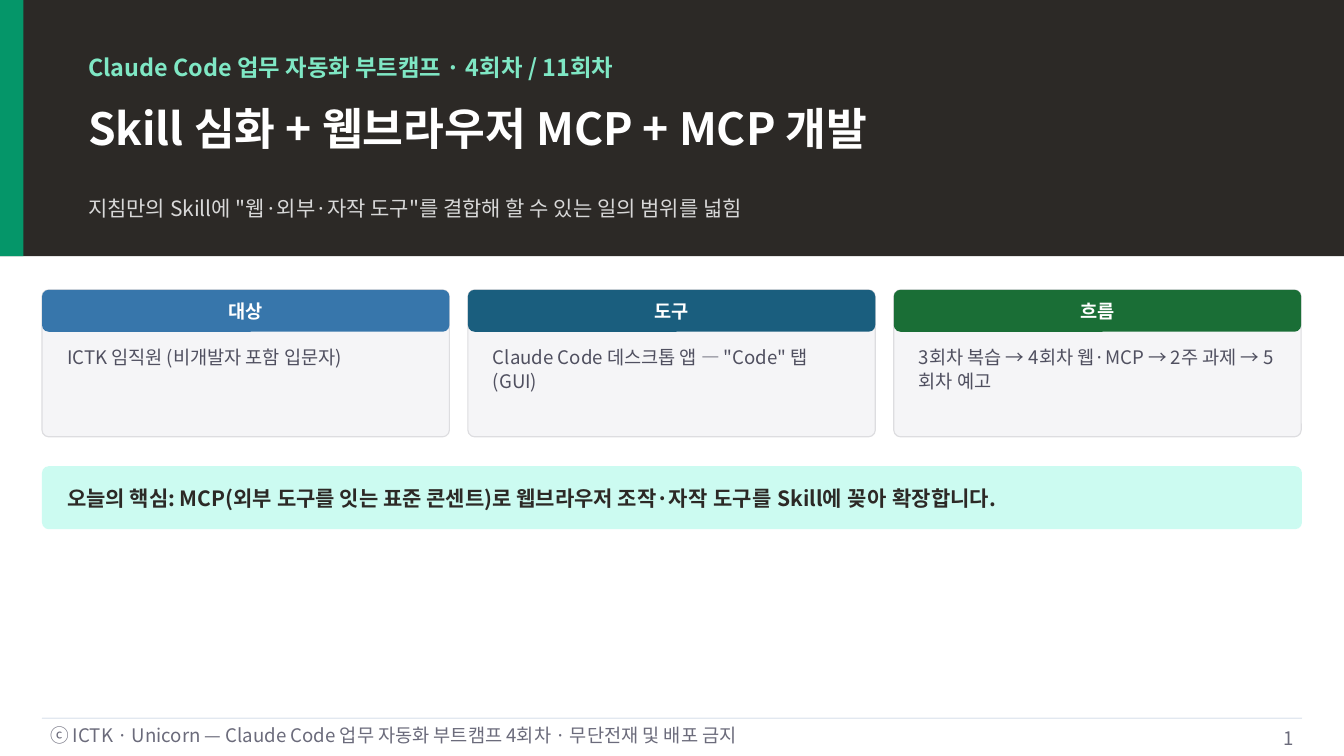
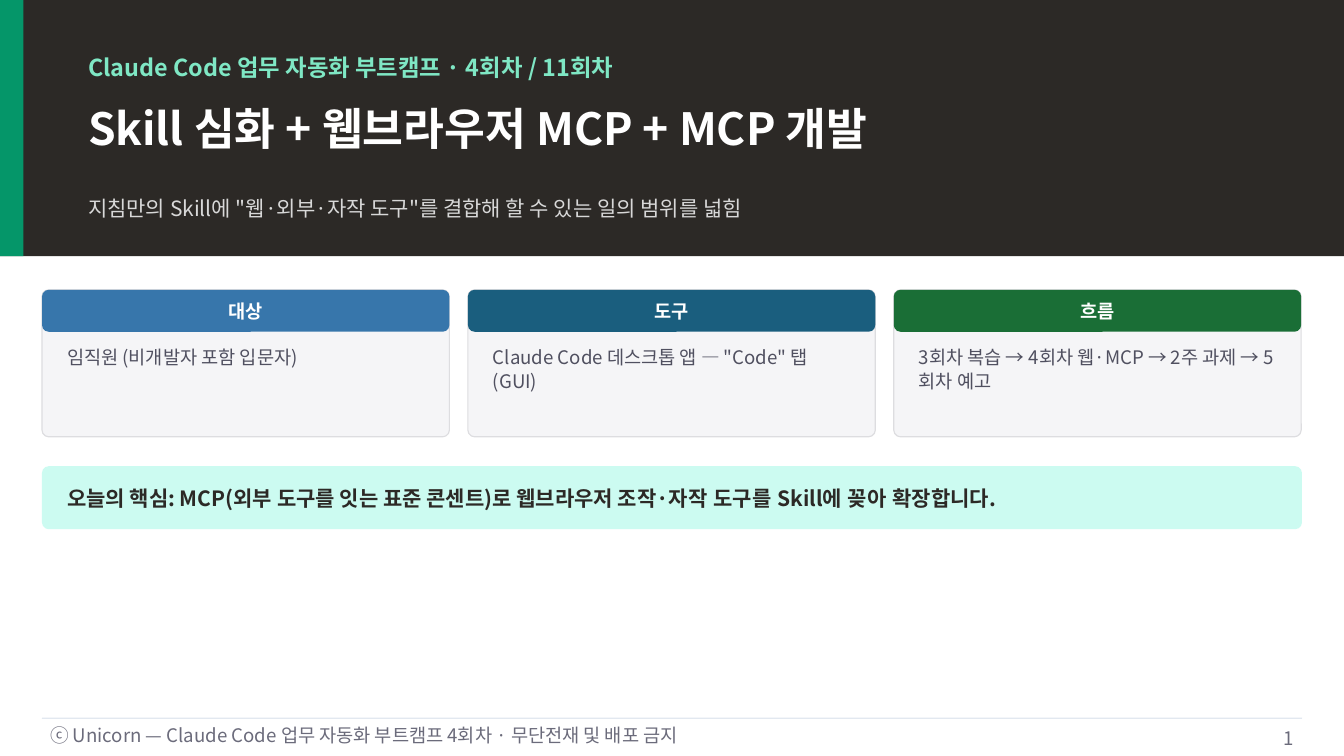
Before and after one commit to unicorn-campus/ai-automation, a slide deck: slide 1 of decks/04-skill-advanced-mcp/4회차-Skill심화-웹MCP-MCP개발.pptx. Drawn at 1344x756 pixels with LibreOffice and Linux fonts; fonts in the diff are those of the drawing. Boxes give left, top, right and bottom in pixels: in the first picture for what was removed or moved away, otherwise in the second. Text is boxed around its words. In the diff, an @@ line names an element or a change of style, - is before the commit and + after.

```diff
--- a/decks/04-skill-advanced-mcp/4회차-Skill심화-웹MCP-MCP개발.pptx
+++ b/decks/04-skill-advanced-mcp/4회차-Skill심화-웹MCP-MCP개발.pptx
@@ text at box(67, 348, 298, 368): text changed @@
-ICTK 임직원 (비개발자 포함 입문자)
+임직원 (비개발자 포함 입문자)
@@ text at box(50, 726, 677, 744): text changed @@
-ⓒ ICTK · Unicorn — Claude Code 업무 자동화 부트캠프 4회차 · 무단전재 및 배포 금지
+ⓒ Unicorn — Claude Code 업무 자동화 부트캠프 4회차 · 무단전재 및 배포 금지
```
Also in this commit, not shown: 14 other slides changed.
